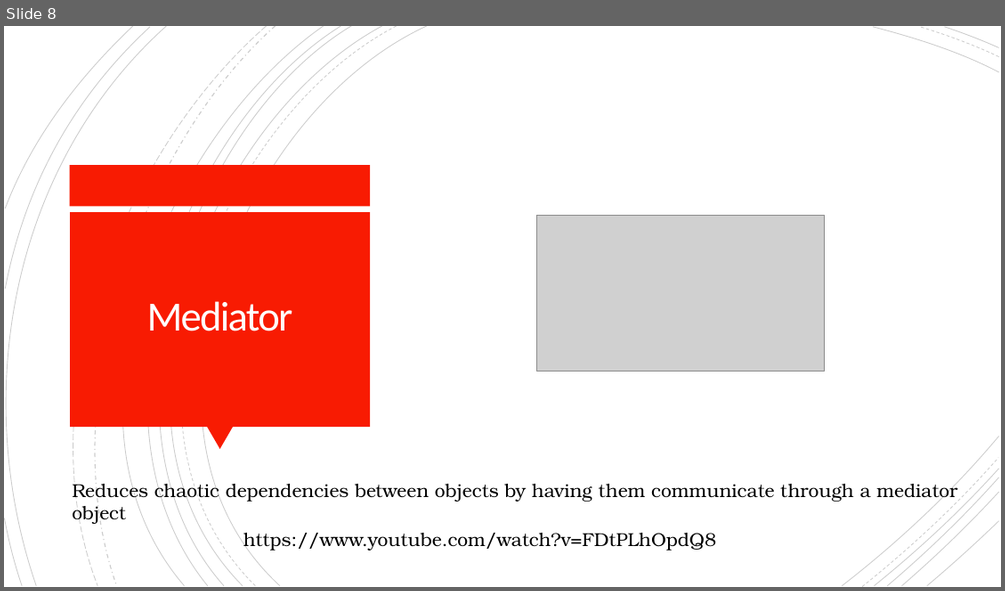
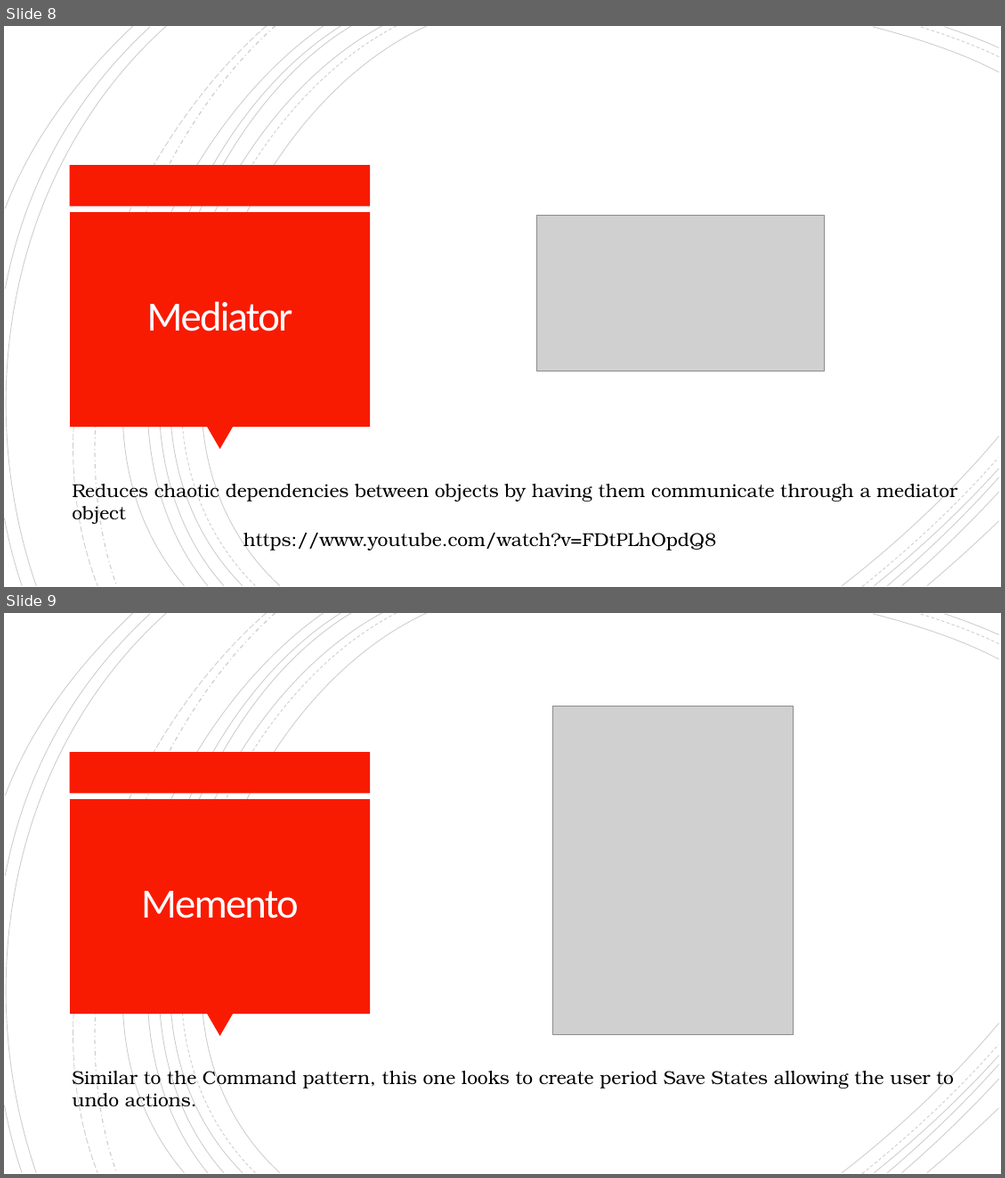
Before and after one commit to TeamOsprey/BytesAndBites, a slide deck: Slides/BytesAndBites - Design Patterns - Behavioural.pptx. Shown one above the other, each under a label of ours: slide 8 before the commit, slides 8 and 9 after it. The pictures are 1005x591 and 1005x1178 pixels, drawn with LibreOffice and Linux fonts; fonts in the diff are those of the drawing; grey boxes stand for pictures. Boxes give left, top, right and bottom in pixels: in the first picture for what was removed or moved away, otherwise in the second. Text is boxed around its words. In the diff, an @@ line names an element or a change of style, - is before the commit and + after.

```diff
--- a/Slides/BytesAndBites - Design Patterns - Behavioural.pptx
+++ b/Slides/BytesAndBites - Design Patterns - Behavioural.pptx
@@ slide 9 added at box(4, 613, 1001, 1174), background #FFFFFF; not listed: 24 template elements that a slide beside it also shows @@
@@ picture added at box(553, 706, 793, 1035) @@
@@ title added at box(141, 891, 299, 918), 40 pt, text #FFFEFF @@
+Memento
@@ text added at box(72, 1066, 954, 1112), 18 pt, text #000000 @@
+Similar to the Command pattern, this one looks to create period Save States allowing the user to undo actions.
```
Also in this commit, not shown: 2 slides changed, 8 other slides added, 1 other file.
